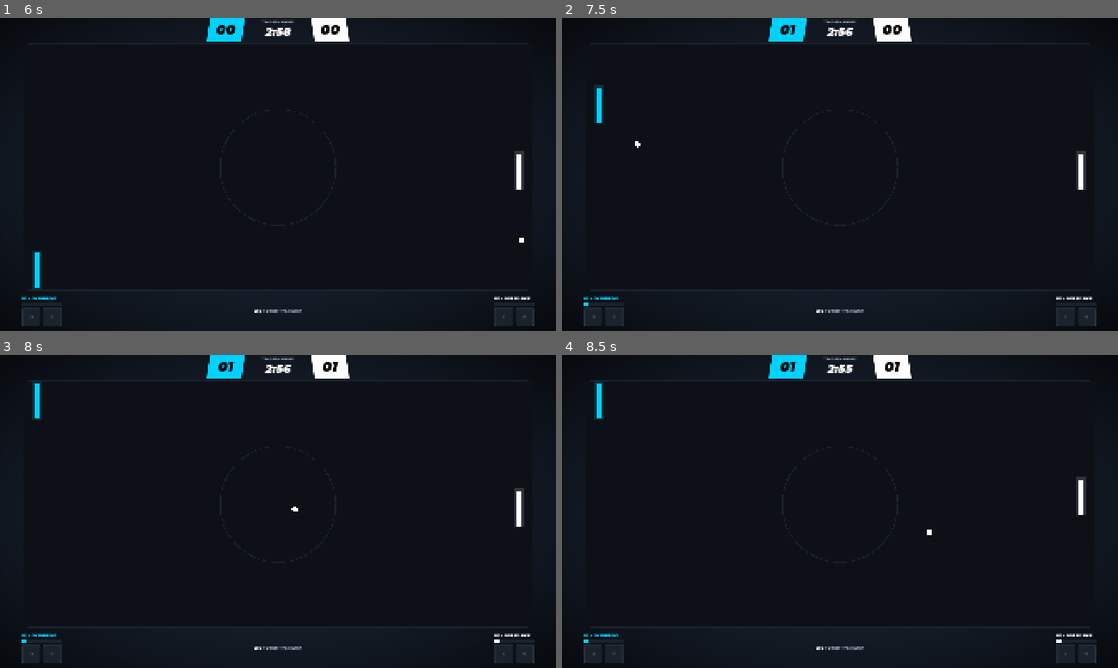
Above: before the commit, frames 1-4 (two rows, left to right).
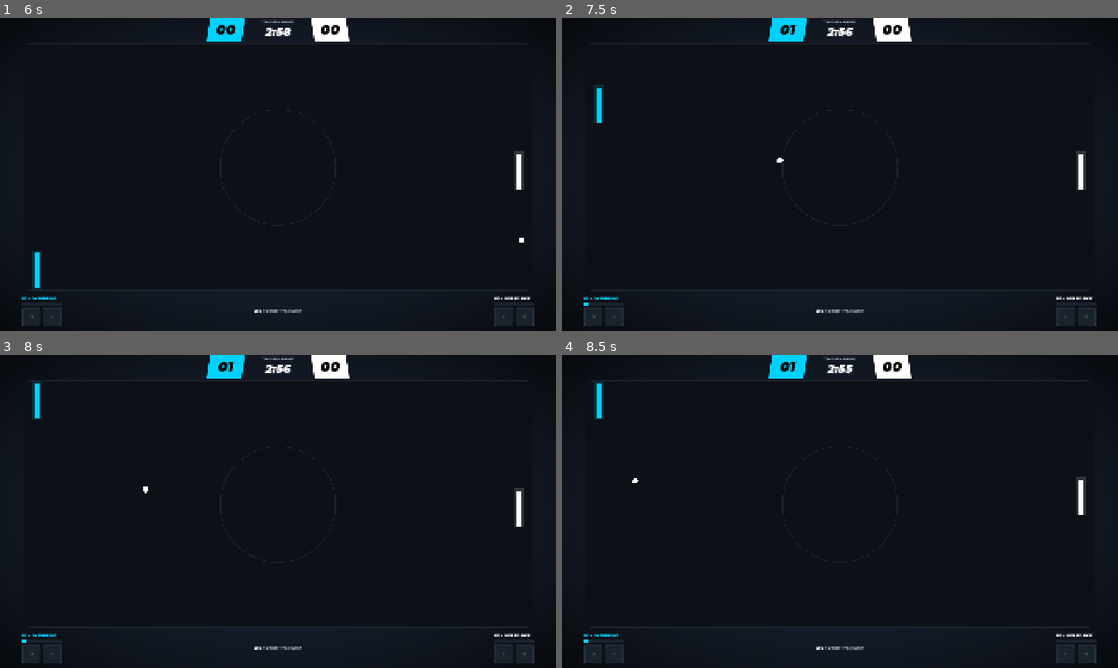
Above: after the commit, the same moments.

Repository: hernanhrm/pong-parry
Game: Godot game, scene res://scenes/boot_screen/boot_screen.tscn
The game is run twice, just before and just after one commit, with the same random seed, the same clock (stepped at 60 frames per second) and the same inputs.
Inputs:
- Up to frame 1 (6 s): tap Enter at 0.5 s; hold W (p1_up) 0.53-1.28 s; tap Down (p2_down) at 0.6, 2.1, 4.35, 5.85 s; hold S (p1_down) 1.28-2.03 s; tap Up (p2_up) at 1.35, 2.85, 5.1 s; hold W (p1_up) 2.03-3.5 s; click "PRESS ANY KEY" at 3.5 s; hold S (p1_down) from 4.28 s (still down); tap Space at 5.75 s
- Up to frame 2 (7.5 s): release S (p1_down) at 6.53 s; hold W (p1_up) from 6.53 s (still down); tap Up (p2_up) at 6.6 s; tap Down (p2_down) at 7.35 s
- Up to frame 3 (8 s): keep holding W (p1_up)
- Up to frame 4 (8.5 s): keep holding W (p1_up); tap Up (p2_up) at 8.1 s

Frame 1 is identical in both runs. In frame 2, less than 0.1% of the frame differs, in the area x 13-40%, y 39-47%; in frame 3, 0.1%, in the area x 25-90%, y 2-92%; in frame 4, 0.1%.

Commit message:
Play ball destroyed sound on score and add 1.5s delay before ball reset
Amp-Thread-ID: https://ampcode.com/threads/T-019c86fe-ed2d-75a5-b1c2-3c7e82986072
Co-authored-by: Amp <amp@ampcode.com>

Diff:
--- a/scenes/arena/arena.gd
+++ b/scenes/arena/arena.gd
@@ -5,6 +5,7 @@
 
 @onready var hit_wall_sound: AudioStreamPlayer = $HitWall
 @onready var hit_sound_paddle: AudioStreamPlayer = $HitPaddle
+@onready var ball_destroyed_sound: AudioStreamPlayer = $BallDestroyed
 
 # HUD
 @onready var timer_value: Label = $HUDLayer/HUD/TopBar/TimerContainer/TimerValue
@@ -51,7 +52,7 @@
 		ball.move(delta, court_border.size.y, hit_wall_sound)
 		ball.check_paddle_hit(p1, 1.0, hit_sound_paddle)
 		ball.check_paddle_hit(p2, -1.0, hit_sound_paddle)
-		ball.check_scoring(p1, p2, court_border.size, STREAK_MULTIPLIER)
+		ball.check_scoring(p1, p2, court_border.size, STREAK_MULTIPLIER, ball_destroyed_sound)
 		_update_timer(delta)
 
 func _update_timer(delta: float) -> void:
--- a/scenes/arena/arena.tscn
+++ b/scenes/arena/arena.tscn
@@ -8,6 +8,7 @@
 [ext_resource type="FontFile" uid="uid://bj676rc6eexjs" path="res://assets/fonts/montserrat/Montserrat-BlackItalic.ttf" id="5_asdgj"]
 [ext_resource type="FontFile" uid="uid://b5nvmwnh5krgk" path="res://assets/fonts/montserrat/Montserrat-Black.ttf" id="6_jx0ua"]
 [ext_resource type="AudioStream" uid="uid://c5wfcgn0ou73v" path="res://assets/sounds/hit.mp3" id="8_ii07k"]
+[ext_resource type="AudioStream" uid="uid://d1tm1qai6ban2" path="res://assets/sounds/bll_destroyed.wav" id="9_2ml6w"]
 [ext_resource type="AudioStream" uid="uid://bissffw7kqcdu" path="res://assets/sounds/hit-v2.wav" id="9_6w4xk"]
 
 [sub_resource type="ShaderMaterial" id="ShaderMaterial_8trdl"]
@@ -332,5 +333,9 @@
 stream = ExtResource("8_ii07k")
 volume_db = 15.0
 
+[node name="BallDestroyed" type="AudioStreamPlayer" parent="." unique_id=237023427]
+stream = ExtResource("9_2ml6w")
+volume_db = 15.0
+
 [node name="HitPaddle" type="AudioStreamPlayer" parent="." unique_id=411174301]
 stream = ExtResource("9_6w4xk")
--- a/scenes/arena/game_ball.gd
+++ b/scenes/arena/game_ball.gd
@@ -6,6 +6,7 @@
 var reset_speed: float
 var reset_y_range: float
 var speed_multiplier: float
+var is_resetting: bool = false
 
 func _init(p_node: ColorRect, p_reset_speed: float, p_reset_y_range: float, p_speed_multiplier: float) -> void:
 	node = p_node
@@ -15,27 +16,43 @@
 	speed_multiplier = p_speed_multiplier
 
 func move(delta: float, court_height: float, hit_wall_sound: AudioStreamPlayer) -> void:
+	if is_resetting:
+		return
 	node.position += velocity * delta
 	if node.position.y <= 0 or node.position.y + node.size.y >= court_height:
 		hit_wall_sound.play()
 		velocity.y = -velocity.y
 
 func check_paddle_hit(player: Player, expected_dir: float, hit_sound: AudioStreamPlayer) -> void:
+	if is_resetting:
+		return
 	var ball_rect := Rect2(node.position, node.size)
 	if ball_rect.intersects(Rect2(player.paddle.position, player.paddle.size)) and velocity.x * expected_dir < 0:
 		hit_sound.play()
 		velocity.x = -velocity.x
 		velocity *= speed_multiplier
 
-func check_scoring(p1: Player, p2: Player, court_size: Vector2, streak_multiplier: int) -> void:
+func check_scoring(p1: Player, p2: Player, court_size: Vector2, streak_multiplier: int, score_sound: AudioStreamPlayer) -> void:
+	if is_resetting:
+		return
 	if node.position.x + node.size.x < 0:
+		score_sound.play()
 		p2.add_score(p1, streak_multiplier)
-		reset(court_size)
+		_delayed_reset(court_size)
 	elif node.position.x > court_size.x:
+		score_sound.play()
 		p1.add_score(p2, streak_multiplier)
-		reset(court_size)
+		_delayed_reset(court_size)
+
+func _delayed_reset(court_size: Vector2) -> void:
+	is_resetting = true
+	node.visible = false
+	await node.get_tree().create_timer(1).timeout
+	reset(court_size)
 
 func reset(court_size: Vector2) -> void:
 	node.position = court_size / 2.0 - node.size / 2.0
 	var direction := -1.0 if velocity.x > 0 else 1.0
 	velocity = Vector2(reset_speed * direction, randf_range(-reset_y_range, reset_y_range))
+	node.visible = true
+	is_resetting = false
Not shown, added: assets/sounds/bll_destroyed.wav.import
Not shown, added: assets/sounds/bll_destroyed.wav
